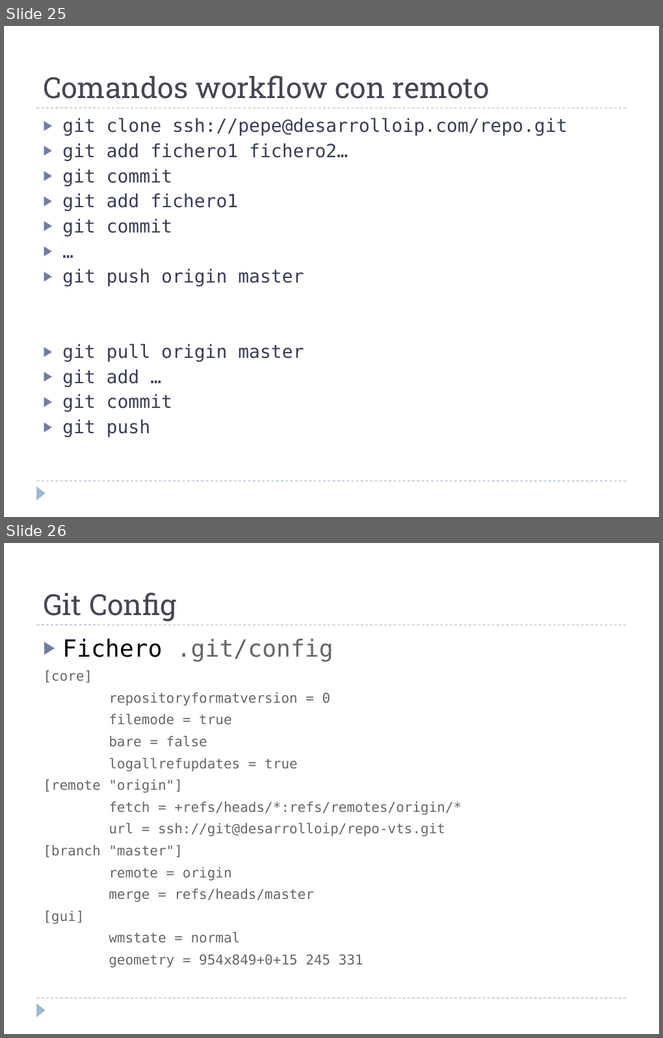
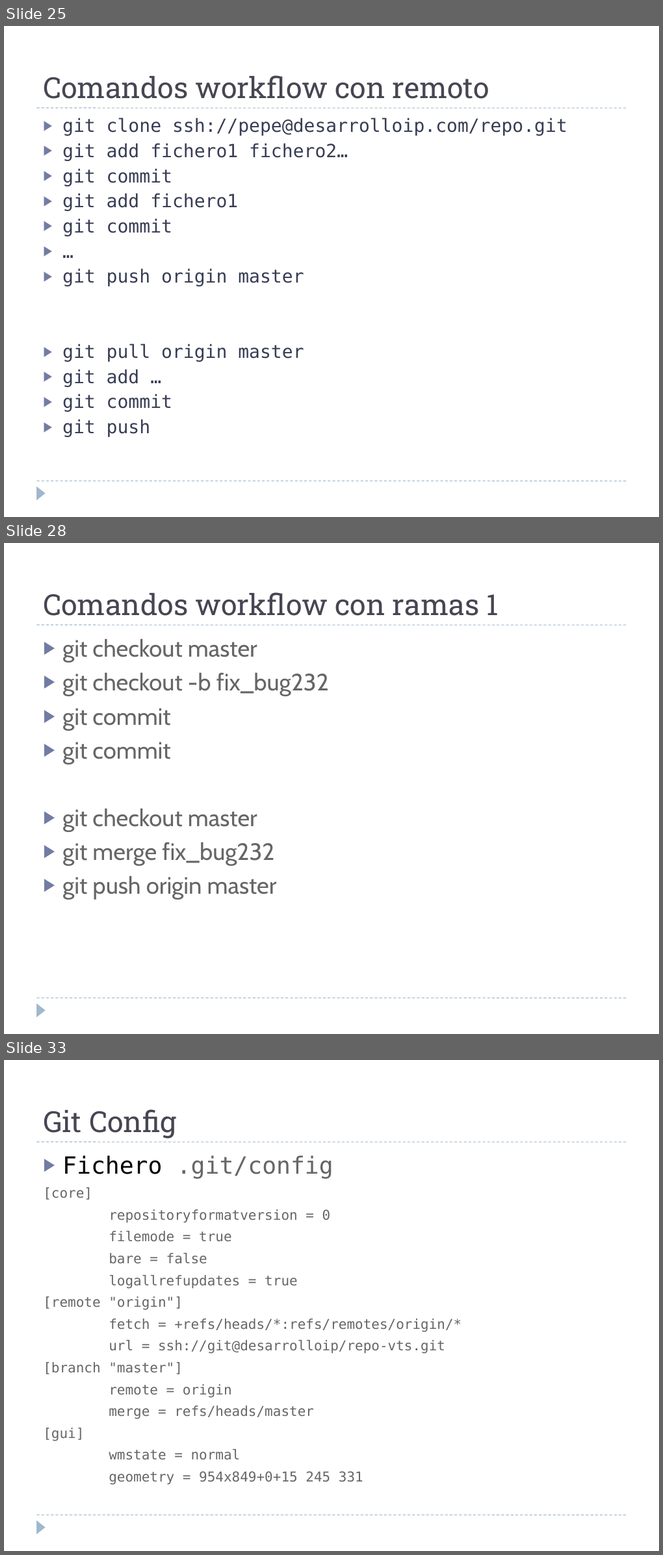
Before and after one commit to martina-if/curso_git, a slide deck: GIT.ppt. Shown one above the other, each under a label of ours: slides 25 and 26 before the commit, slides 25, 28 and 33 after it; the slides between them are not shown. The pictures are 663x1038 and 663x1555 pixels, drawn with LibreOffice and Linux fonts; fonts in the diff are those of the drawing. Boxes give left, top, right and bottom in pixels: in the first picture for what was removed or moved away, otherwise in the second. Text is boxed around its words. In the diff, an @@ line names an element or a change of style, - is before the commit and + after.

```diff
--- a/GIT.ppt
+++ b/GIT.ppt
@@ slide 28 added at (x1=4, y1=543, x2=659, y2=1034), background #FFFFFF; not listed: 3 template elements that a slide beside it also shows @@
@@ text added at (x1=43, y1=592, x2=499, y2=616), 32 pt, text #464653 @@
+Comandos workflow con ramas 1
@@ text added at (x1=62, y1=639, x2=329, y2=899), 26 pt, text #666666 @@
+▶ git checkout master
+▶ git checkout -b fix_bug232
+▶ git commit
+▶ git commit
+▶ git checkout master
+▶ git merge fix_bug232
+▶ git push origin master
@@ what was slide 26 is now slide 33 @@
```
Also in this commit, not shown: 4 slides changed, 6 other slides added.
